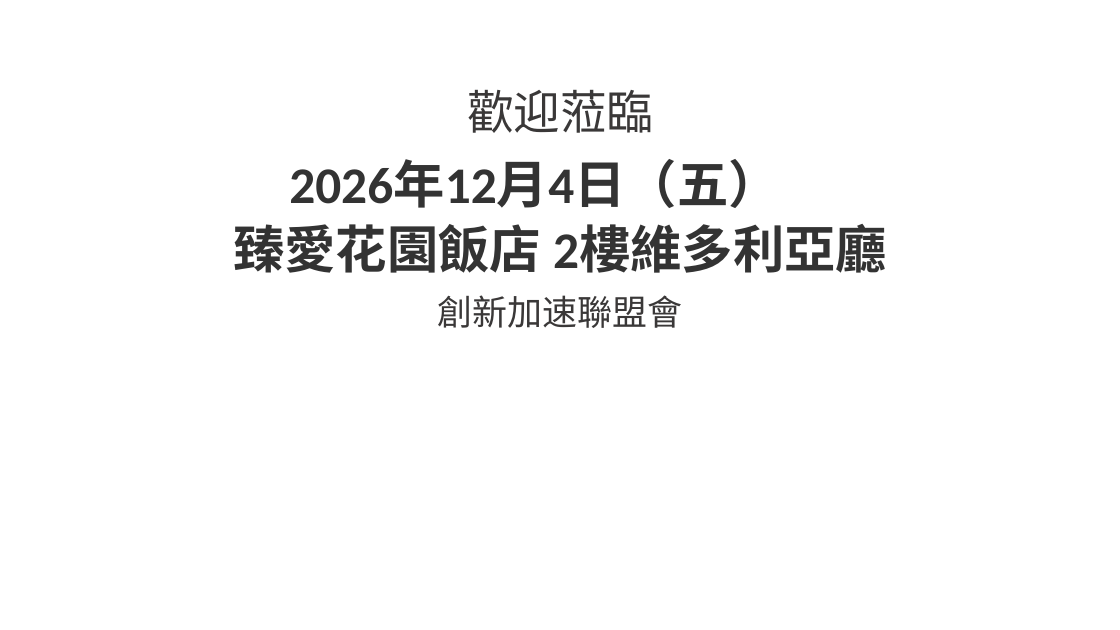
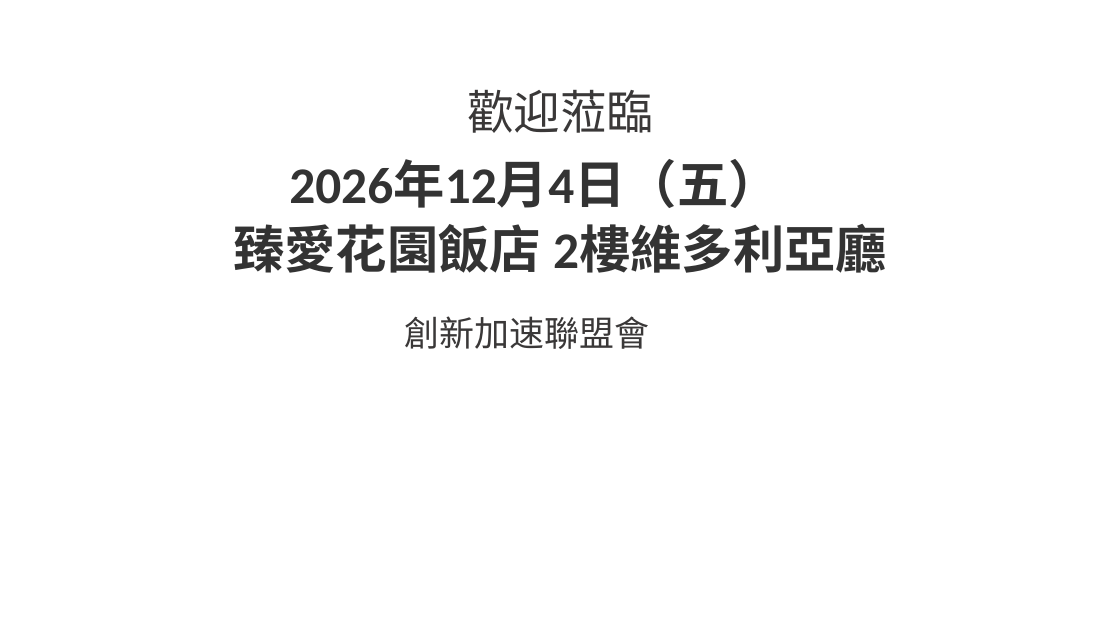
Before and after one commit to Ericliang680928/IAA, a slide deck: slide 1 of 20261204/agm/IAA會員大會簡報_20261204.pptx. Drawn at 1120x630 pixels with LibreOffice and Linux fonts; fonts in the diff are those of the drawing; background and template pictures are left out. Boxes give left, top, right and bottom in pixels: in the first picture for what was removed or moved away, otherwise in the second. Text is boxed around its words. In the diff, an @@ line names an element or a change of style, - is before the commit and + after.

```diff
--- a/20261204/agm/IAA會員大會簡報_20261204.pptx
+++ b/20261204/agm/IAA會員大會簡報_20261204.pptx
@@ text "創新加速聯盟會": place and size @@
-text "創新加速聯盟會" at (438, 295, 683, 328)
+text "創新加速聯盟會" at (404, 316, 649, 349)
```
Also in this commit, not shown: 3 other files.
